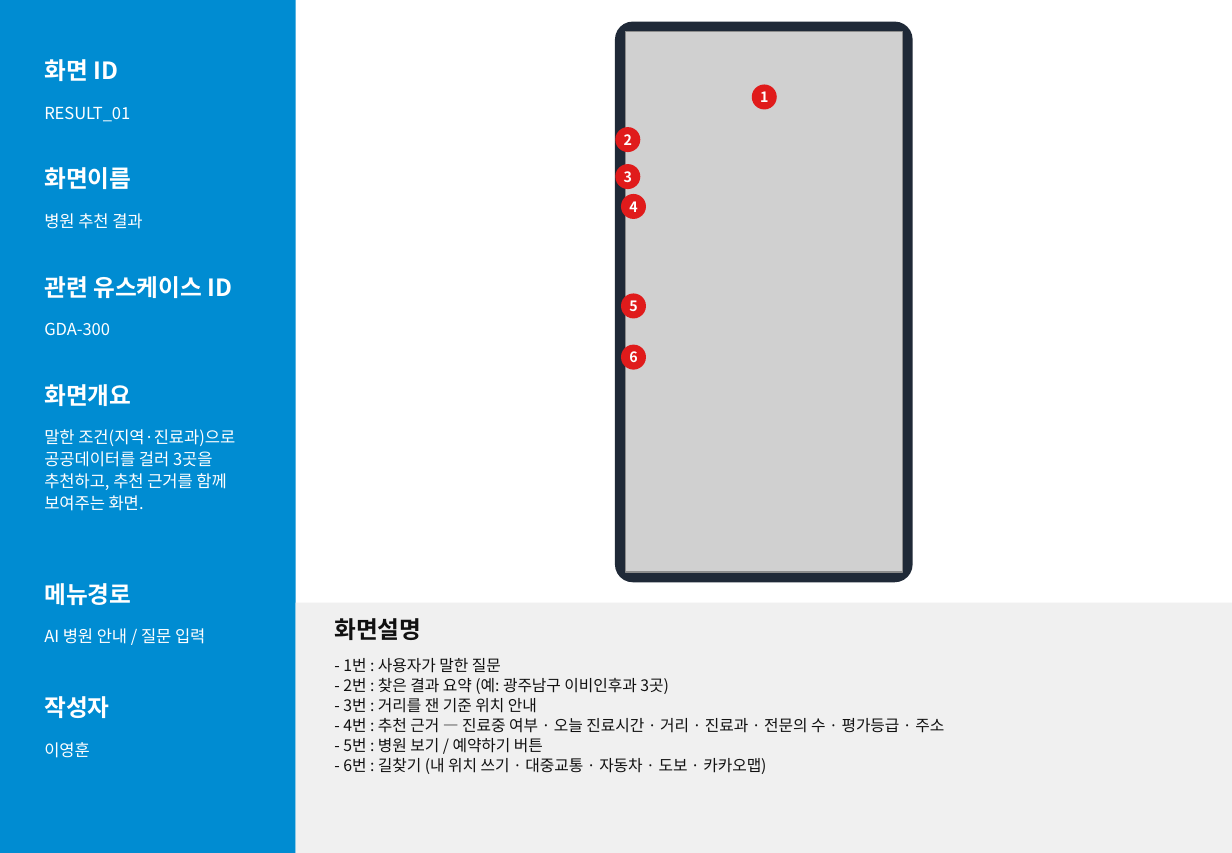
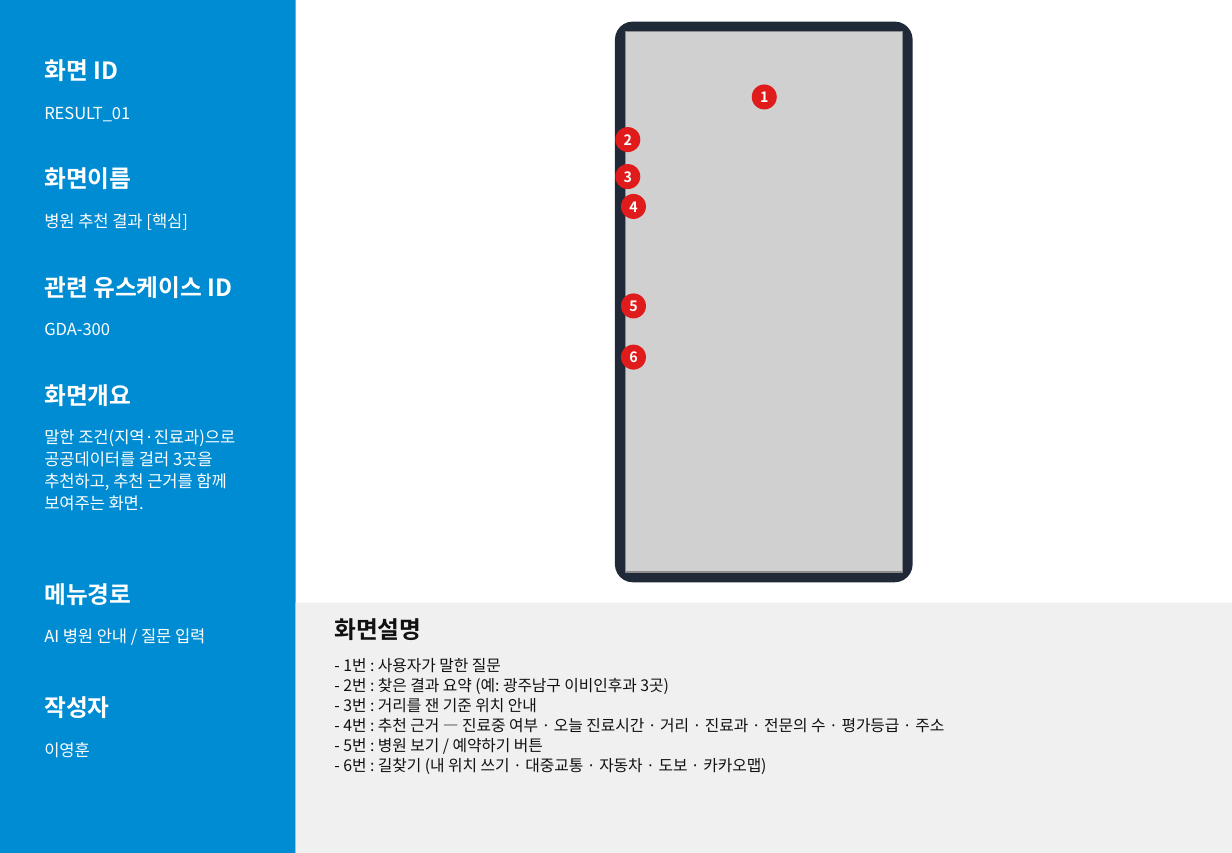
Before and after one commit to lee020304/goodoc-demo, a slide deck: slide 10 of screen/화면설계서_독수리5형제.pptx. Drawn at 1232x853 pixels with LibreOffice and Linux fonts; fonts in the diff are those of the drawing; grey boxes stand for pictures. Boxes give left, top, right and bottom in pixels: in the first picture for what was removed or moved away, otherwise in the second. Text is boxed around its words. In the diff, an @@ line names an element or a change of style, - is before the commit and + after.

```diff
--- a/screen/화면설계서_독수리5형제.pptx
+++ b/screen/화면설계서_독수리5형제.pptx
@@ text at box(44, 213, 188, 230): text changed @@
-병원 추천 결과
+병원 추천 결과 [핵심]
```
Also in this commit, not shown: 12 other slides changed, 29 other files.
